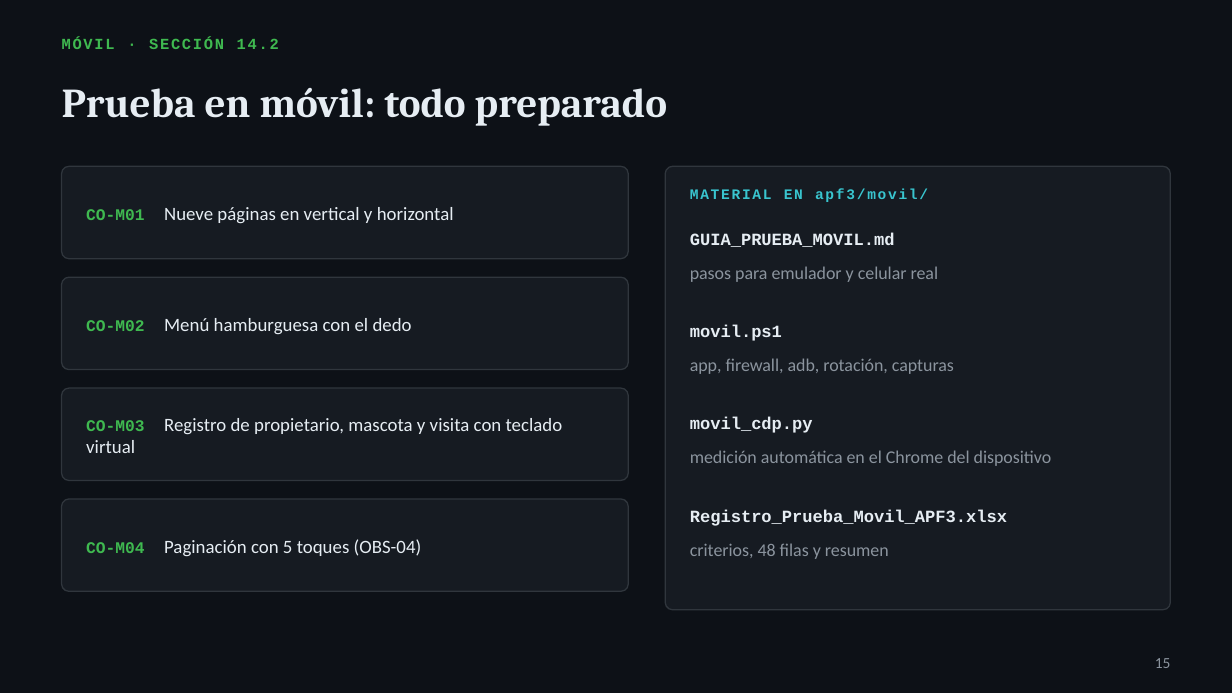
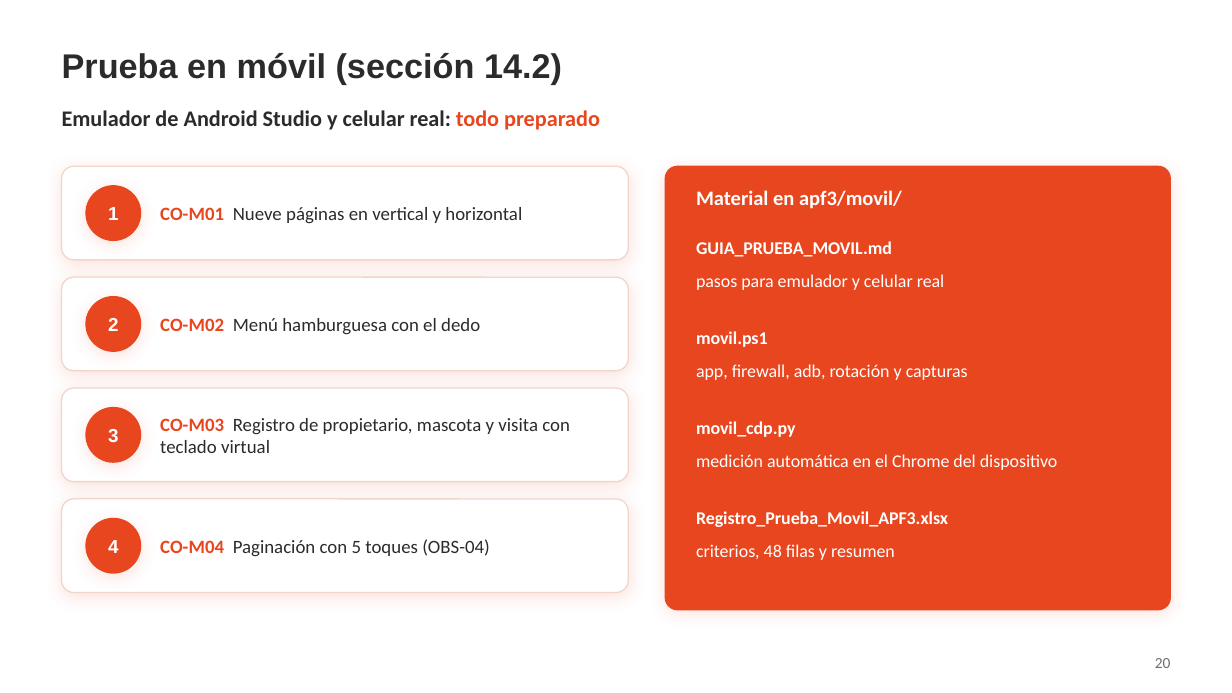
Before and after one commit to Mooneer17/spring-petclinic-apf2, a slide deck: slide 20 of presentacion/APF3_Presentacion.pptx (slide 15 before the commit). Drawn at 1232x693 pixels with LibreOffice and Linux fonts; fonts in the diff are those of the drawing; background and template pictures are left out. Boxes give left, top, right and bottom in pixels: in the first picture for what was removed or moved away, otherwise in the second. Text is boxed around its words. In the diff, an @@ line names an element or a change of style, - is before the commit and + after.

```diff
--- a/presentacion/APF3_Presentacion.pptx
+++ b/presentacion/APF3_Presentacion.pptx
@@ background #0D1117 to picture (left out) @@
@@ title at (x1=62, y1=53, x2=562, y2=84): text changed; size 24 to 20 pt; font Cambria to Arial; text colour #E6EDF3 to #2B2B2B @@
-Prueba en móvil: todo preparado
+Prueba en móvil (sección 14.2)
@@ text removed at (x1=62, y1=38, x2=279, y2=49) @@
-MÓVIL · SECCIÓN 14.2
@@ text added at (x1=62, y1=110, x2=600, y2=130), 13 pt, text #2B2B2B, bold @@
+Emulador de Android Studio y celular real: todo preparado
@@ text "CO-M01 Nueve páginas en vertical ..." moved from (x1=86, y1=207, x2=454, y2=224) to (x1=160, y1=207, x2=522, y2=224) @@
@@ text "CO-M01 Nueve páginas en vertical ..." at (x1=160, y1=207, x2=522, y2=224): size 9.5 to 11 pt, font Courier New to Calibri, text colour #3FB950 to #E8461E in "CO-M01"; text colour #E6EDF3 to #2B2B2B in "Nueve páginas en vertical y horizontal" @@
@@ rounded rectangle at (x1=665, y1=166, x2=1170, y2=610): fill #161B22 to #E8461E; outline #30363D 0.75 pt to #E8461E 0.75 pt; shadow on; proportions changed @@
@@ ellipse added at (x1=86, y1=186, x2=140, y2=240), fill #E8461E, outline #E8461E 1 pt @@
@@ text added at (x1=108, y1=207, x2=118, y2=220), 11 pt, text #FFFFFF, bold @@
+1
@@ text at (x1=696, y1=190, x2=902, y2=209): text changed; size 8.5 to 12 pt; font Courier New to Calibri; text colour #39C5CF to #FFFFFF @@
-MATERIAL EN apf3/movil/
+Material en apf3/movil/
@@ size 10 to 10.5 pt, font Courier New to Calibri, text colour #E6EDF3 to #FFFFFF in 4 elements at (x1=696, y1=511, x2=948, y2=527), (x1=696, y1=421, x2=795, y2=437), (x1=696, y1=331, x2=768, y2=347), (x1=696, y1=241, x2=892, y2=257) @@
@@ text "GUIA_PRUEBA_MOVIL.md" moved from (x1=690, y1=232, x2=895, y2=247) to (x1=696, y1=241, x2=892, y2=257) @@
@@ ellipse added at (x1=86, y1=297, x2=140, y2=351), fill #E8461E, outline #E8461E 1 pt @@
@@ text "CO-M02 Menú hamburguesa con el ..." moved from (x1=86, y1=318, x2=412, y2=334) to (x1=160, y1=318, x2=480, y2=335) @@
@@ text "CO-M02 Menú hamburguesa con el ..." at (x1=160, y1=318, x2=480, y2=335): size 9.5 to 11 pt, font Courier New to Calibri, text colour #3FB950 to #E8461E in "CO-M02"; text colour #E6EDF3 to #2B2B2B in "Menú hamburguesa con el dedo" @@
@@ text colour #8B949E to #FFFFFF in 3 elements at (x1=696, y1=544, x2=895, y2=560), (x1=696, y1=454, x2=1058, y2=470), (x1=696, y1=274, x2=945, y2=290) @@
@@ text "pasos para emulador y celular ..." moved from (x1=690, y1=266, x2=939, y2=282) to (x1=696, y1=274, x2=945, y2=290) @@
@@ text added at (x1=108, y1=318, x2=118, y2=331), 11 pt, text #FFFFFF, bold @@
+2
@@ fill #161B22 to #FFFFFF; outline #30363D 0.75 pt to #F2D5CA 0.75 pt; shadow on; proportions changed in 4 elements at (x1=62, y1=277, x2=628, y2=371), (x1=62, y1=499, x2=628, y2=593), (x1=62, y1=166, x2=628, y2=260), (x1=62, y1=388, x2=628, y2=482) @@
@@ text at (x1=696, y1=364, x2=968, y2=380): text changed; text colour #8B949E to #FFFFFF @@
-app, firewall, adb, rotación, capturas
+app, firewall, adb, rotación y capturas
@@ ellipse added at (x1=86, y1=408, x2=140, y2=462), fill #E8461E, outline #E8461E 1 pt @@
@@ text "CO-M03 Registro de propietario, mascota ..." moved from (x1=86, y1=418, x2=563, y2=435) to (x1=160, y1=418, x2=570, y2=453) @@
@@ text "CO-M03 Registro de propietario, mascota ..." at (x1=160, y1=418, x2=570, y2=453): size 9.5 to 11 pt, font Courier New to Calibri, text colour #3FB950 to #E8461E in "CO-M03"; text colour #E6EDF3 to #2B2B2B in "Registro de propietario, mascota y visita con ..." @@
@@ text added at (x1=108, y1=429, x2=118, y2=442), 11 pt, text #FFFFFF, bold @@
+3
@@ text "CO-M04 Paginación con 5 toques ..." moved from (x1=86, y1=539, x2=422, y2=556) to (x1=160, y1=539, x2=490, y2=557) @@
@@ text "CO-M04 Paginación con 5 toques ..." at (x1=160, y1=539, x2=490, y2=557): size 9.5 to 11 pt, font Courier New to Calibri, text colour #3FB950 to #E8461E in "CO-M04"; text colour #E6EDF3 to #2B2B2B in "Paginación con 5 toques (OBS-04)" @@
@@ ellipse added at (x1=86, y1=519, x2=140, y2=573), fill #E8461E, outline #E8461E 1 pt @@
@@ text added at (x1=108, y1=540, x2=118, y2=553), 11 pt, text #FFFFFF, bold @@
+4
@@ page number at (x1=1155, y1=658, x2=1171, y2=668): text changed; text colour #8B949E to #6E6E6E @@
-15
+20
```
Also in this commit, not shown: 17 other slides changed, 5 slides added, 1 other file.
